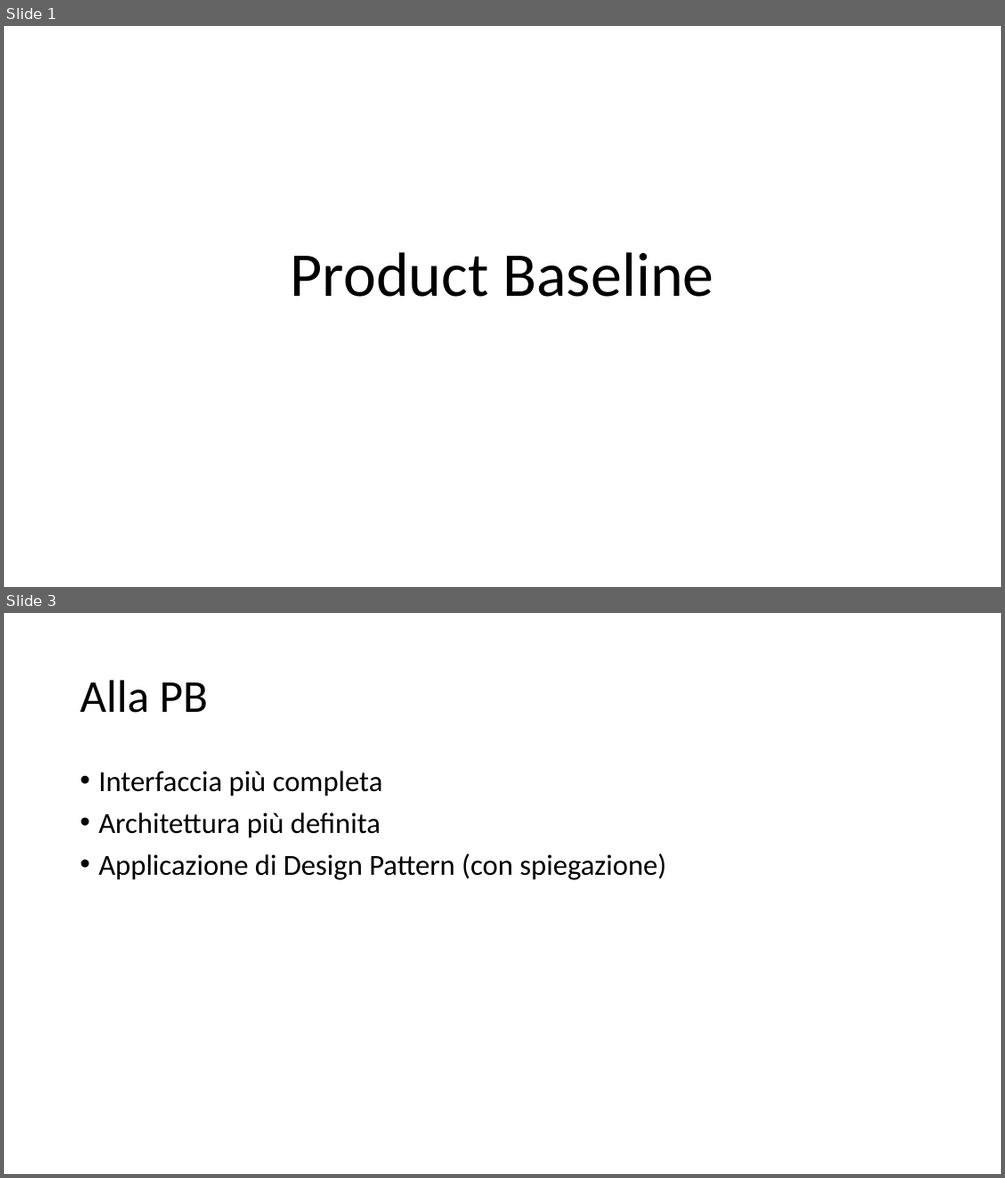
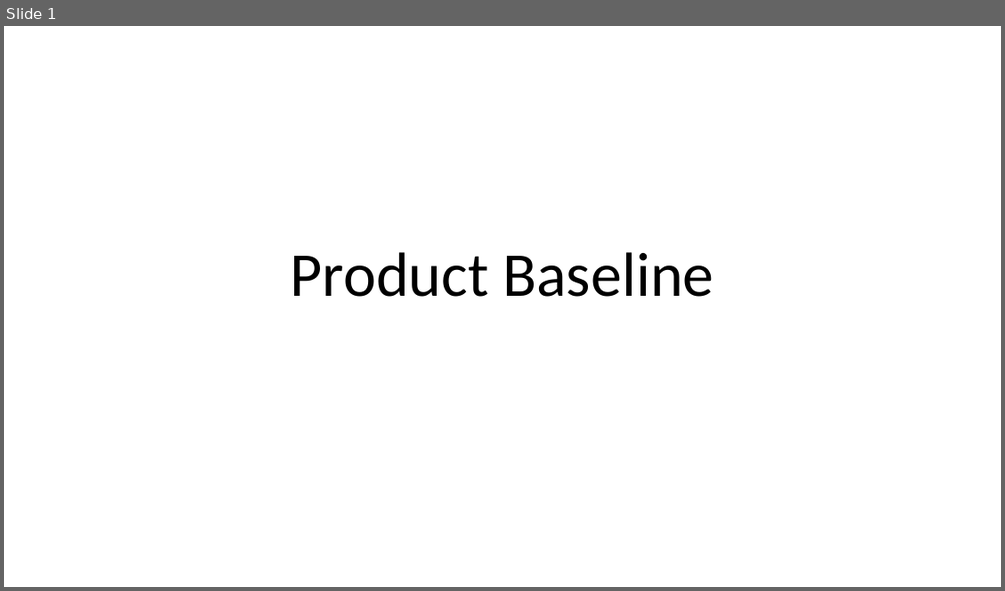
Before and after one commit to Italiaracerx/progettoSWE, a slide deck: Presentazioni/Presentazioni PB/Presentazione PB.pptx. Shown one above the other, each under a label of ours: slides 1 and 3 before the commit, slide 1 after it; the slides between them are not shown. The pictures are 1005x1178 and 1005x591 pixels, drawn with LibreOffice and Linux fonts; fonts in the diff are those of the drawing. Boxes give left, top, right and bottom in pixels: in the first picture for what was removed or moved away, otherwise in the second. Text is boxed around its words. In the diff, an @@ line names an element or a change of style, - is before the commit and + after.

```diff
--- a/Presentazioni/Presentazioni PB/Presentazione PB.pptx
+++ b/Presentazioni/Presentazioni PB/Presentazione PB.pptx
@@ slide 3 removed at box(4, 613, 1001, 1174), background #FFFFFF @@
@@ title removed at box(80, 680, 208, 713) @@
-Alla PB
@@ text removed at box(98, 771, 666, 880) @@
-• Interfaccia più completa
-• Architettura più definita
-• Applicazione di Design Pattern (con spiegazione)
```
Also in this commit, not shown: 1 slide changed, 12 slides added, 1 other slide removed, 17 other files.
